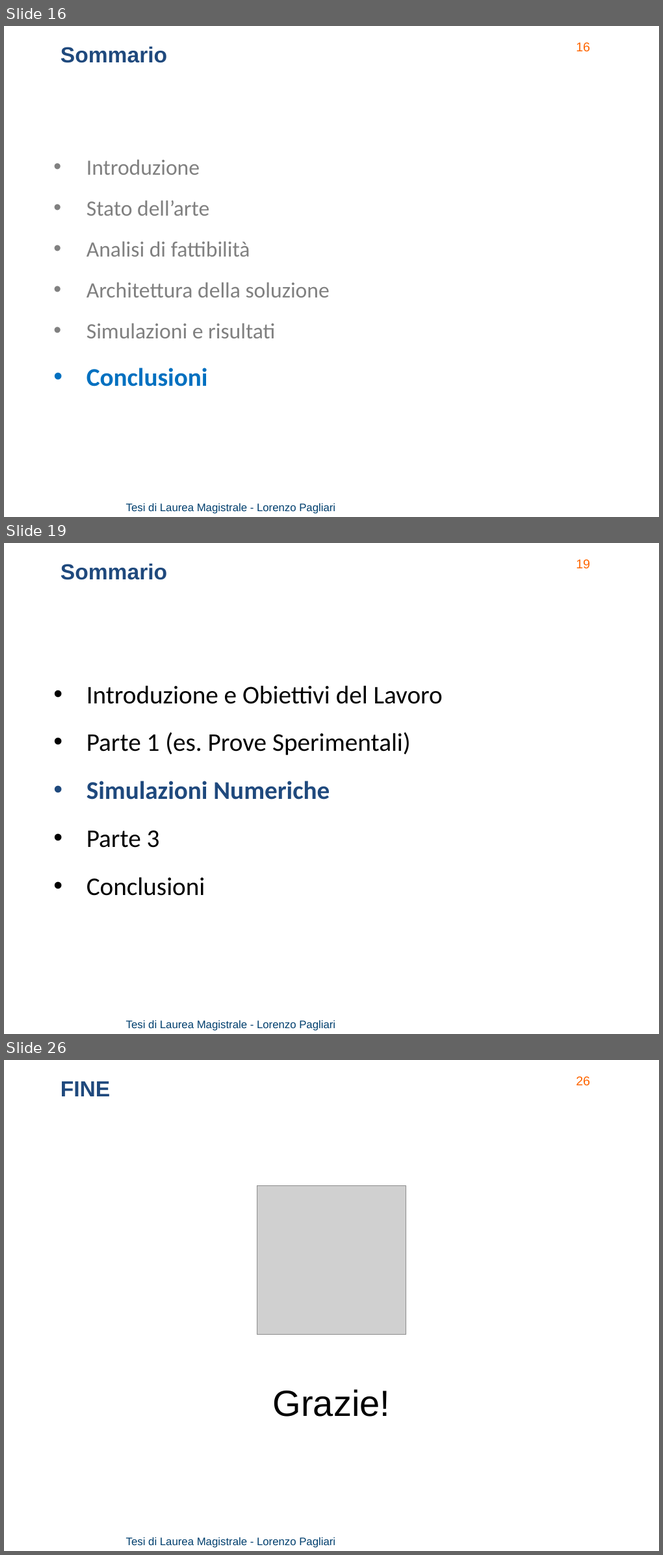
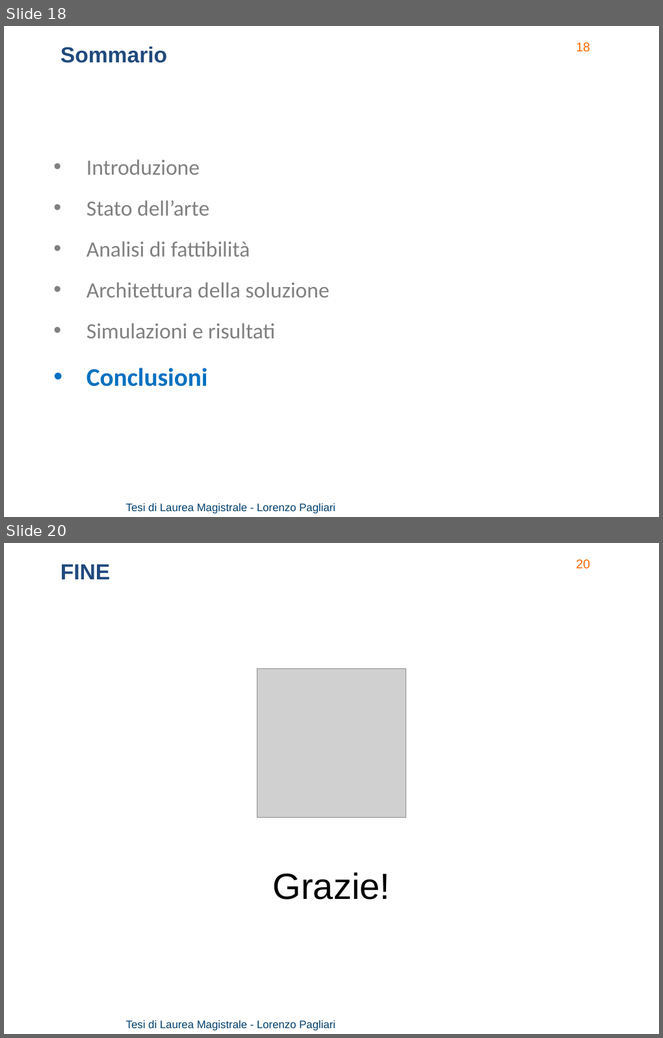
Before and after one commit to lorenzo-pagliari/Tesi, a slide deck: presentazione/Pagliari Lorenzo presentazione.pptx. Shown one above the other, each under a label of ours: slides 16, 19 and 26 before the commit, slides 18 and 20 after it; the slides between them are not shown. The pictures are 663x1555 and 663x1038 pixels, drawn with LibreOffice and Linux fonts; fonts in the diff are those of the drawing; grey boxes stand for pictures; background and template pictures are left out. Boxes give left, top, right and bottom in pixels: in the first picture for what was removed or moved away, otherwise in the second. Text is boxed around its words. In the diff, an @@ line names an element or a change of style, - is before the commit and + after.

```diff
--- a/presentazione/Pagliari Lorenzo presentazione.pptx
+++ b/presentazione/Pagliari Lorenzo presentazione.pptx
@@ slide 19 removed at (x1=4, y1=543, x2=659, y2=1034), background picture (left out); not listed: 2 template elements that a slide beside it also shows @@
@@ text removed at (x1=61, y1=563, x2=167, y2=580) @@
-Sommario
@@ text removed at (x1=87, y1=685, x2=443, y2=896) @@
-• Introduzione e Obiettivi del Lavoro
-• Parte 1 (es. Prove Sperimentali)
-• Simulazioni Numeriche
-• Parte 3
-• Conclusioni
@@ what was slide 16 is now slide 18 @@
@@ what was slide 26 is now slide 20 @@
@@ page number at (x1=576, y1=559, x2=590, y2=569): text changed @@
-26
+20
```
Also in this commit, not shown: 1 slide changed, 6 slides added, 11 other slides removed, 3 other files.
